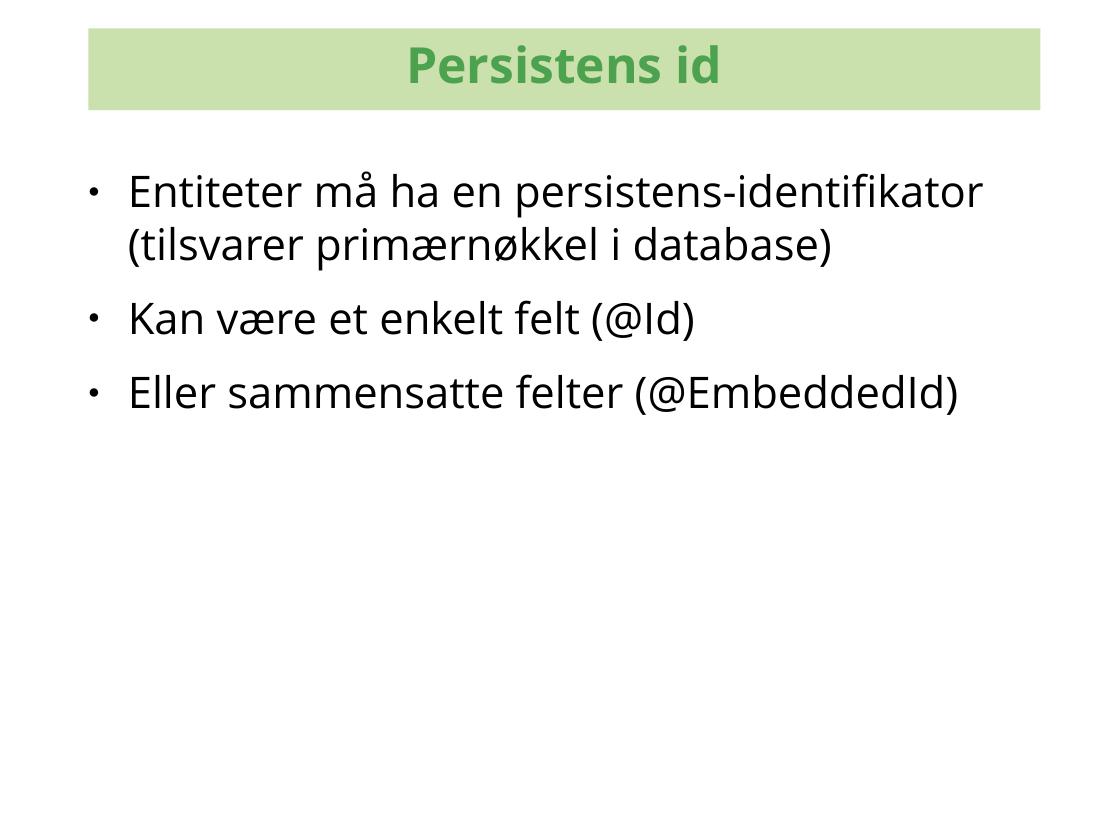
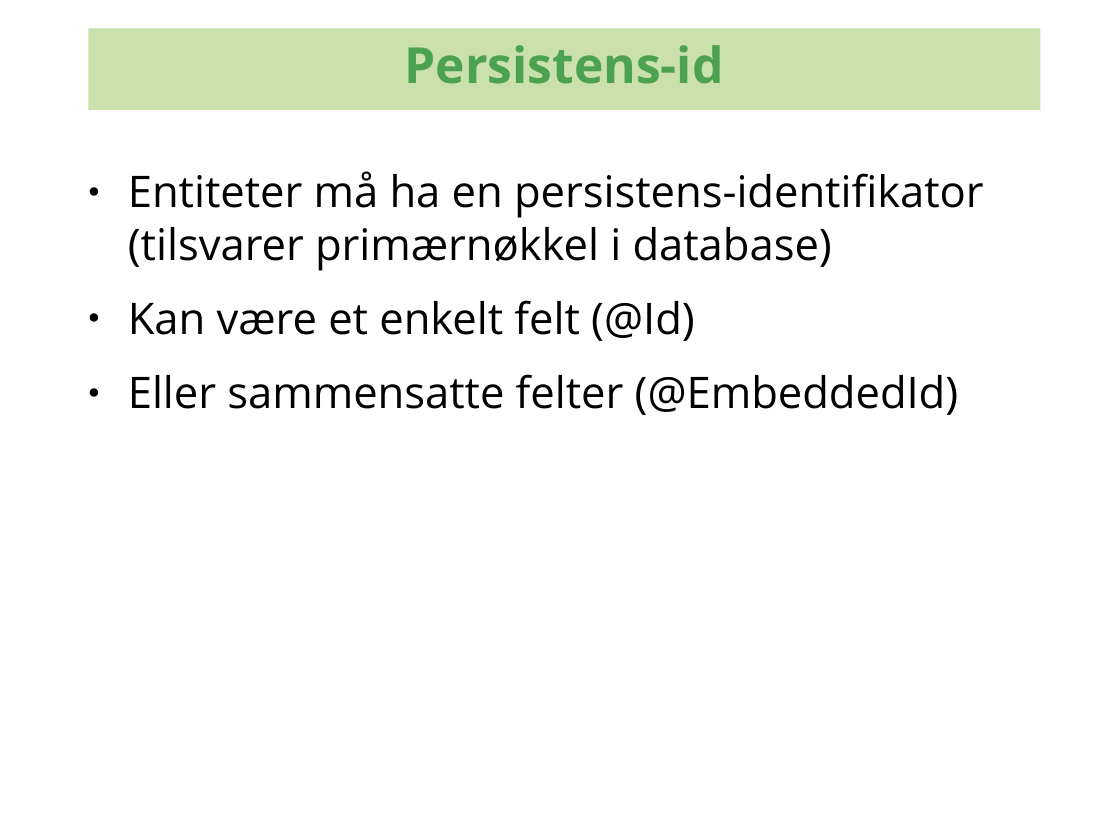
Before and after one commit to kenglxn/seam-maven-refimpl, a slide deck: slide 20 of sandbox/loo/jpa-continued/jpa-continued.odp. Drawn at 1120x840 pixels with LibreOffice and Linux fonts; fonts in the diff are those of the drawing; background and template pictures are left out. Boxes give left, top, right and bottom in pixels: in the first picture for what was removed or moved away, otherwise in the second. Text is boxed around its words. In the diff, an @@ line names an element or a change of style, - is before the commit and + after.

```diff
--- a/sandbox/loo/jpa-continued/jpa-continued.odp
+++ b/sandbox/loo/jpa-continued/jpa-continued.odp
@@ text in rectangle at (405, 45, 724, 84): text changed @@
-Persistens id
+Persistens-id
```
Also in this commit, not shown: 2 other slides changed, 14 slides added.
